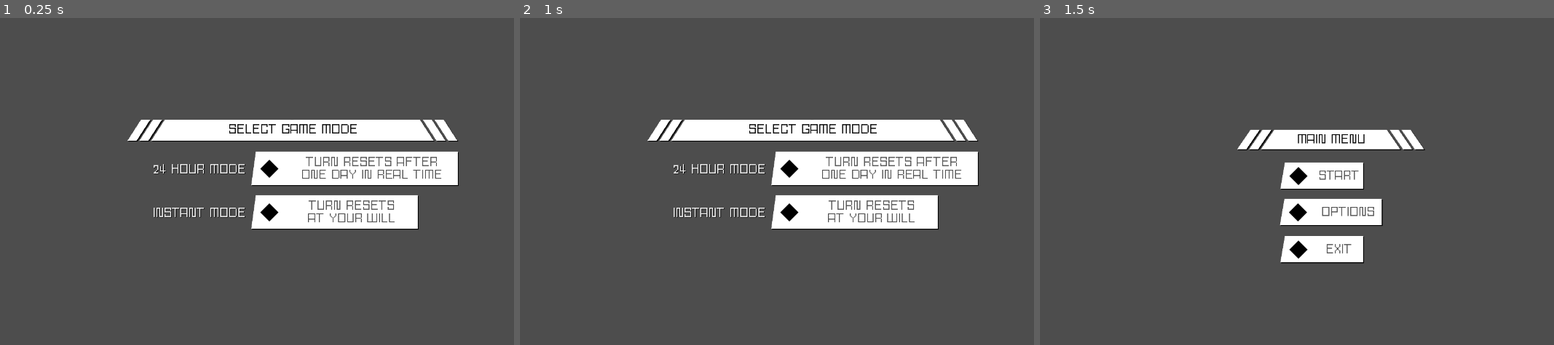
Above: before the commit, frames 1-3 (left to right).
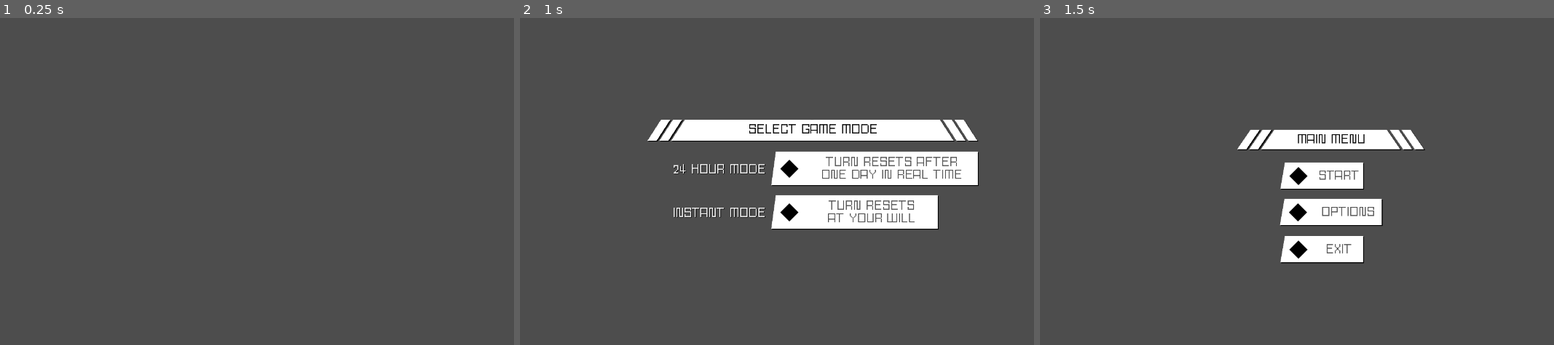
Above: after the commit, the same moments.

Repository: DevEarley/MechJam25
Game: Godot game, scene res://scenes/main-scene.tscn
Same seed, same stepped clock (60 frames per second), same inputs: the game is played once before the commit and once after it.
Inputs:
- Up to frame 1 (0.25 s): no input
- Up to frame 2 (1 s): tap Enter at 0.5 s; tap Space (ui_select) at 0.77 s
- Up to frame 3 (1.5 s): click "TURN RESETS AFTER ONE DAY IN …" at 1.25 s

The runs differ from the first frame. In frame 1, 12% of the frame differs, in the area x 24-90%, y 31-65%; in frame 2, nothing differs; in frame 3, nothing differs.

Commit message:
moving start logic to data class

Diff:
--- a/globals/GLOBAL_DATA.gd
+++ b/globals/GLOBAL_DATA.gd
@@ -1,12 +1,26 @@
 extends Node
 
 func _ready() -> void:
+	load_or_create_user_data_and_push_to_STATE()
 	load_or_create_user_locations()
 	load_or_create_user_missions()
 	load_or_create_user_parts()
 	load_or_create_user_mechs()
 	load_or_create_user_pilots()
-	load_or_create_user_data_and_push_to_STATE()
+	await WAIT.for_seconds(1.0) #waiting for the view to resize.
+	show_difficulty_select_or_main_menu()
+
+
+func show_difficulty_select_or_main_menu():
+	if STATE.DIFFICULTY_ALREADY_CHOSEN == true:
+		STATE.DIFFICULTY_SETTTING_MENU_CANVAS.hide()
+		STATE.MAIN_MENU_CANVAS.show()
+	else:
+		STATE.DIFFICULTY_SETTTING_MENU_CANVAS.show()
+		STATE.MAIN_MENU_CANVAS.hide()
+
+
+
 
 func load_or_create_user_missions():
 	var slot_index = 1
--- a/globals/GLOBAL_STATE.gd
+++ b/globals/GLOBAL_STATE.gd
@@ -18,7 +18,7 @@
 
 var EQUIP_PART_TO_MECH_POP_UP:CanvasLayer
 var USER_REAL_TIME : bool
-var DIFFICULTY_ALREADY_CHOSEN : bool
+var DIFFICULTY_ALREADY_CHOSEN : bool = false
 
 var SPEED = 1.0
 var PILOTS:Array[Pilot]
--- a/scene-scripts/main_scene.gd
+++ b/scene-scripts/main_scene.gd
@@ -42,14 +42,8 @@
 
 	STATE.DIFFICULTY_SETTTING_MENU_CANVAS = preload("res://scenes/difficulty-setting.tscn").instantiate();
 	SCALED_UI.add_canvas_to_viewport(STATE.DIFFICULTY_SETTTING_MENU_CANVAS)
-	if STATE.DIFFICULTY_ALREADY_CHOSEN:
-		STATE.DIFFICULTY_SETTTING_MENU_CANVAS.hide()
-	else:
-		STATE.DIFFICULTY_SETTTING_MENU_CANVAS.show()
+	STATE.DIFFICULTY_SETTTING_MENU_CANVAS.hide()
 
 	STATE.MAIN_MENU_CANVAS = preload("res://scenes/main-menu.tscn").instantiate();
 	SCALED_UI.add_canvas_to_viewport(STATE.MAIN_MENU_CANVAS)
-	if STATE.DIFFICULTY_ALREADY_CHOSEN:
-		STATE.MAIN_MENU_CANVAS.show()
-	else:
-		STATE.MAIN_MENU_CANVAS.hide()
+	STATE.MAIN_MENU_CANVAS.hide()
--- a/scripts/scale-sub-viewport-container.gd
+++ b/scripts/scale-sub-viewport-container.gd
@@ -14,9 +14,8 @@
 	timer.timeout.connect(_on_view_port_resize_timer_timeout)
 	get_viewport().connect("size_changed", _on_viewport_resize)
 	_on_viewport_resize()
-	await WAIT.for_seconds(1.0)
 
-	STATE.DIFFICULTY_SETTTING_MENU_CANVAS.show()
+
 
 func _on_viewport_resize():
 	timer.start()
